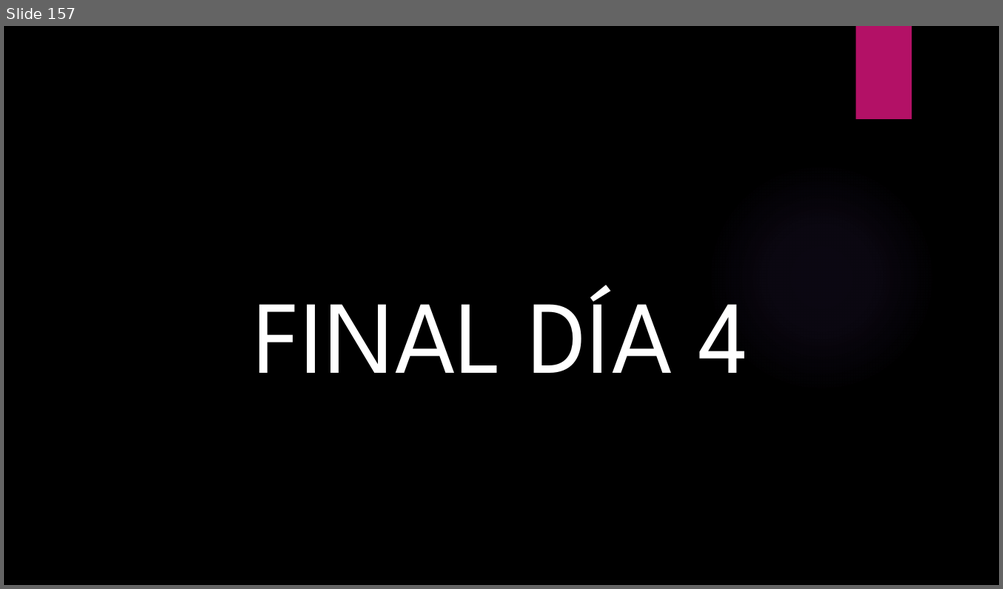
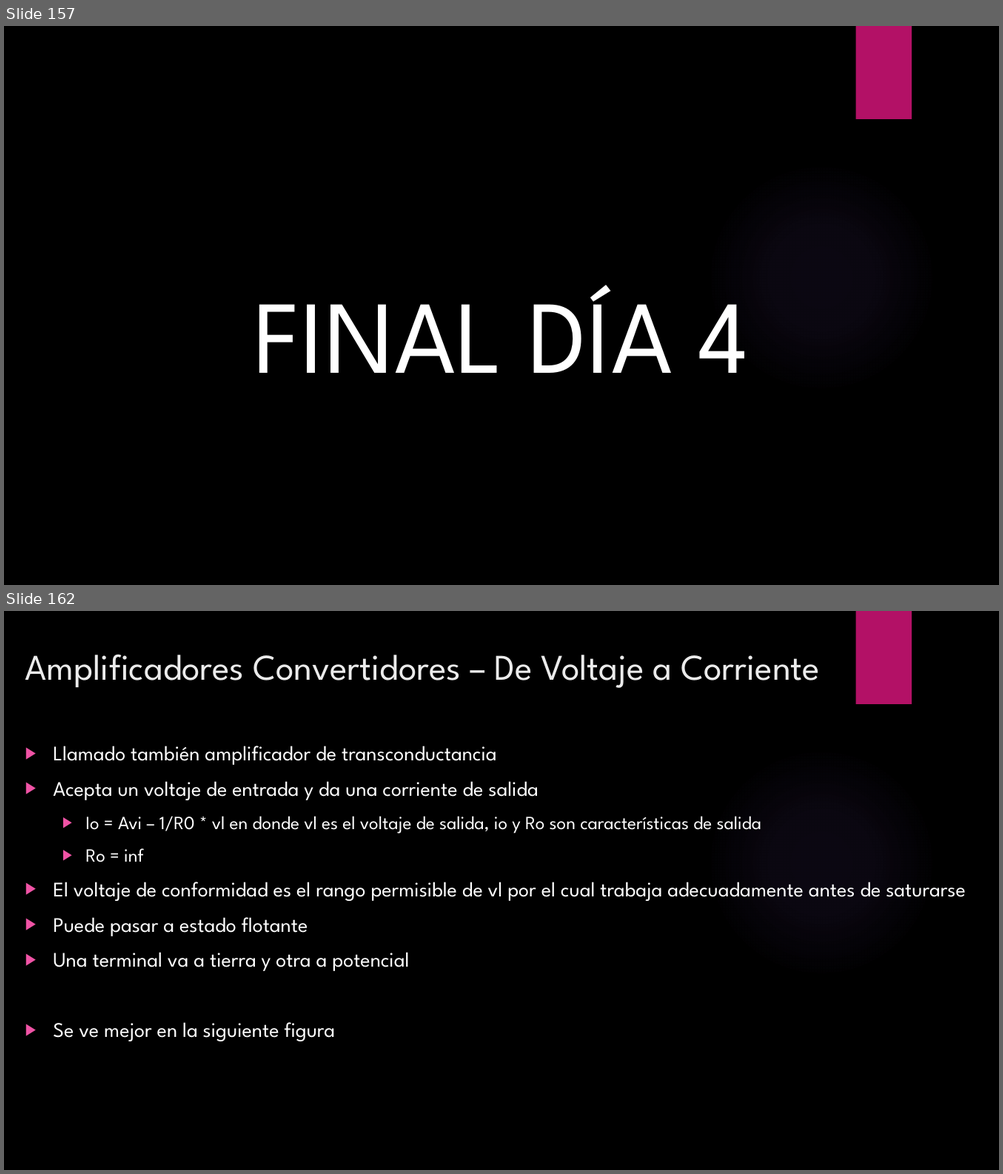
Before and after one commit to ulatinaedupa/ElectronicsII, a slide deck: Presentación/Electronica II.pptx. Shown one above the other, each under a label of ours: slide 157 before the commit, slides 157 and 162 after it; the slides between them are not shown. The pictures are 1003x589 and 1003x1174 pixels, drawn with LibreOffice and Linux fonts; fonts in the diff are those of the drawing; background and template pictures are left out. Boxes give left, top, right and bottom in pixels: in the first picture for what was removed or moved away, otherwise in the second. Text is boxed around its words. In the diff, an @@ line names an element or a change of style, - is before the commit and + after.

```diff
--- a/Presentación/Electronica II.pptx
+++ b/Presentación/Electronica II.pptx
@@ slide 162 added at box(4, 611, 999, 1170), background picture (left out); not listed: 2 template elements that a slide beside it also shows @@
@@ title added at box(25, 654, 820, 688), 35 pt, text #EBEBEB @@
+Amplificadores Convertidores – De Voltaje a Corriente
@@ text added at box(53, 746, 965, 1042), 20 pt, text #FFFFFF @@
+▶ Llamado también amplificador de transconductancia
+▶ Acepta un voltaje de entrada y da una corriente de salida
+  ▶ Io = Avi – 1/R0 * vl en donde vl es el voltaje de salida, io y Ro son características de salida
+  ▶ Ro = inf
+▶ El voltaje de conformidad es el rango permisible de vl por el cual trabaja adecuadamente antes de saturarse
+▶ Puede pasar a estado flotante
+▶ Una terminal va a tierra y otra a potencial
+▶ Se ve mejor en la siguiente figura
```
Also in this commit, not shown: 23 other slides added, 2 other files.
